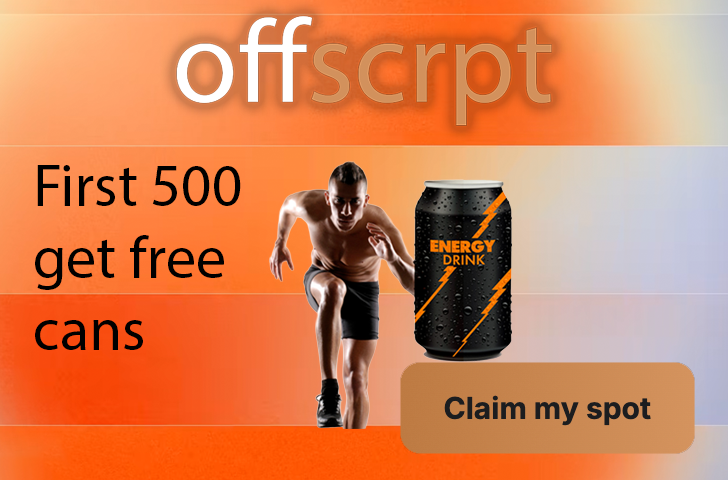
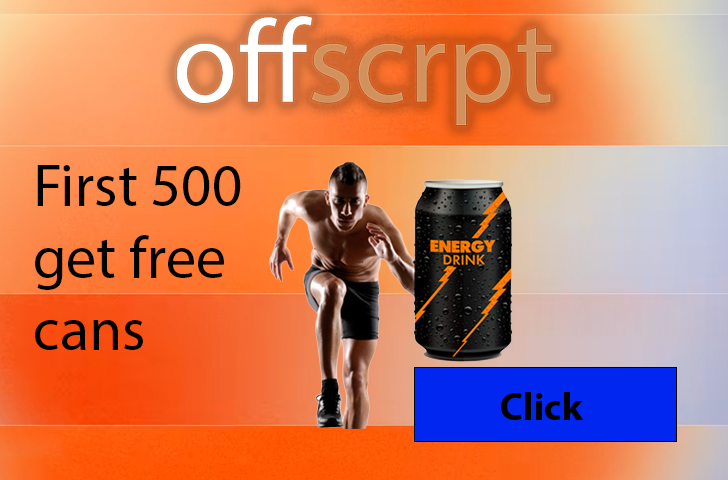
Comparing the layer stacks of the two w=728, h=480 images. Changes:
added group "cta" with 2 layers above "logo" over [414, 367, 677, 442]
added layer "Click" in group "cta" over [501, 392, 584, 420]
added layer "Rectangle 1" in group "cta" over [414, 367, 677, 442]
removed layer "cta" over [400, 362, 695, 454]